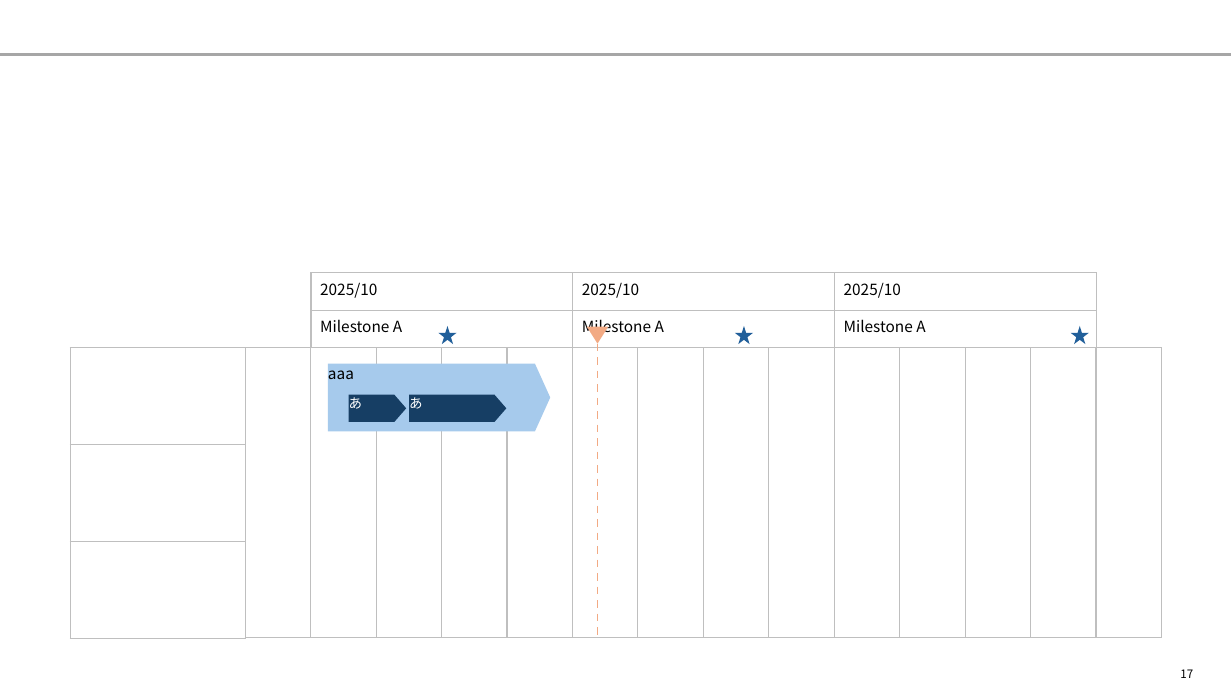
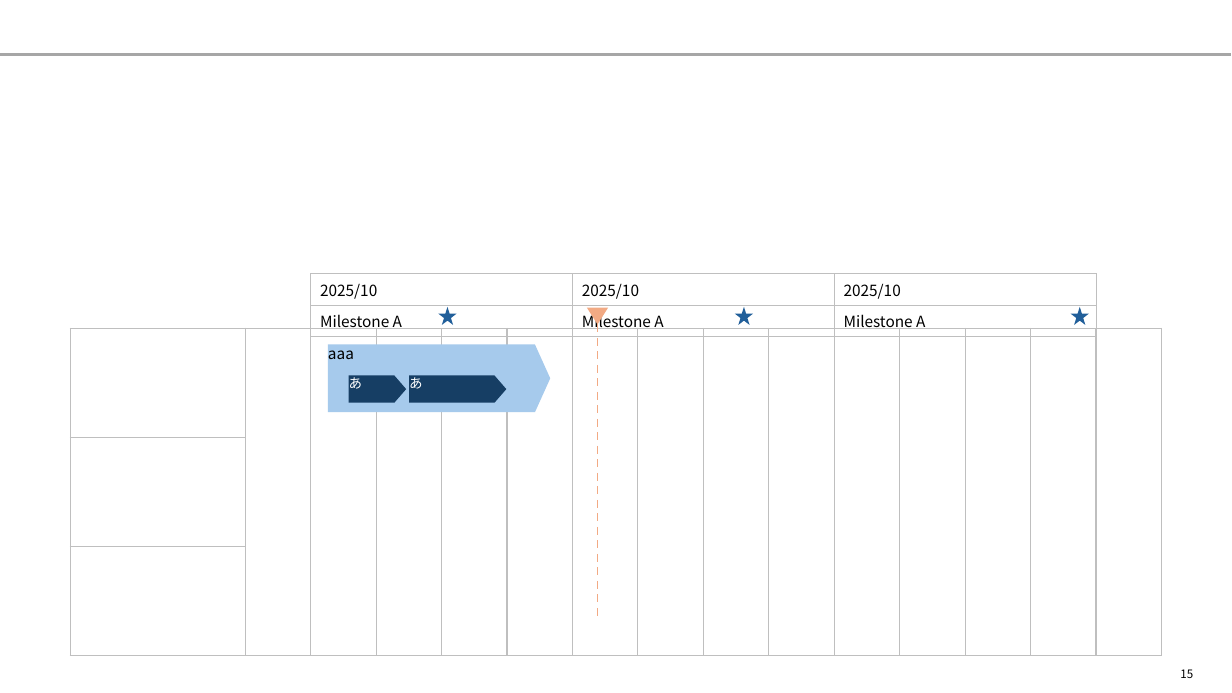
Before and after one commit to yuzucha16/dotfiles, a slide deck: slide 15 of office/Blank.potx (slide 17 before the commit). Drawn at 1232x693 pixels with LibreOffice and Linux fonts; fonts in the diff are those of the drawing. Boxes give left, top, right and bottom in pixels: in the first picture for what was removed or moved away, otherwise in the second. Text is boxed around its words. In the diff, an @@ line names an element or a change of style, - is before the commit and + after.

```diff
--- a/office/Blank.potx
+++ b/office/Blank.potx
@@ table: place and size @@
-table at <box>311,273,1096,348</box>
+table at <box>311,274,1095,336</box>
@@ table: place and size @@
-table at <box>70,348,245,639</box>
+table at <box>70,328,245,655</box>
@@ table: place and size @@
-table at <box>245,348,1164,638</box>
+table at <box>245,328,1164,655</box>
@@ 3 pentagon arrows, 3 stars, 1 triangle, 1 line: place and size @@
-3 pentagon arrows, 3 stars, 1 triangle, 1 line at <box>328,326,1090,638</box>
+3 pentagon arrows, 3 stars, 1 triangle, 1 line at <box>328,307,1090,618</box>
@@ page number at <box>1180,669,1193,678</box>: text changed @@
-17
+15
```
Also in this commit, not shown: 27 other slides changed, 2 slides added, 5 slides removed.
